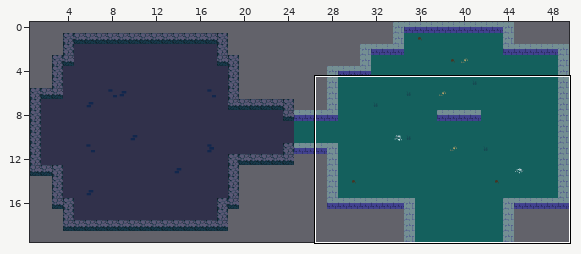
One commit to this Tiled map: assets/dungeon-32.tmx. Above, an overview of the earlier version with the close-up marked.
Close-up. Earlier state:
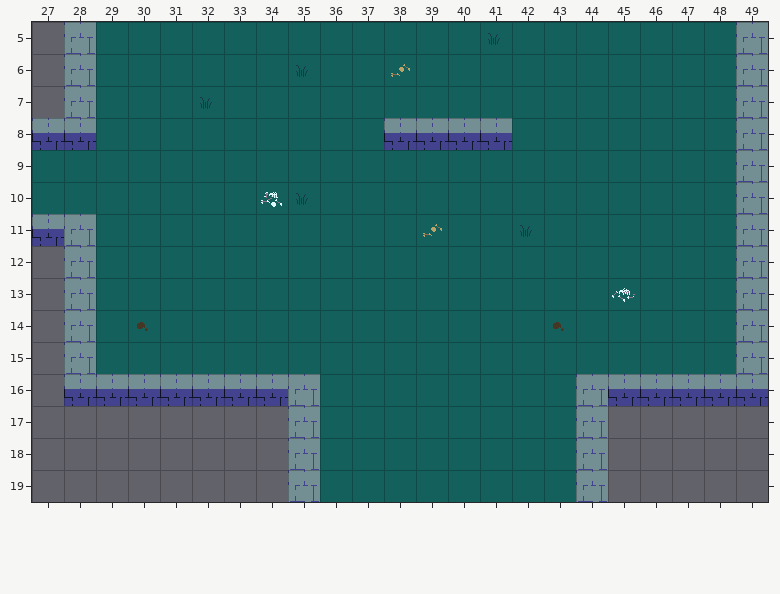
Cells are 32x32 px. Shown: x 27..49, y 5..19. Tiles whose own drawing changed are shown in their newer look in all pictures.
The result:
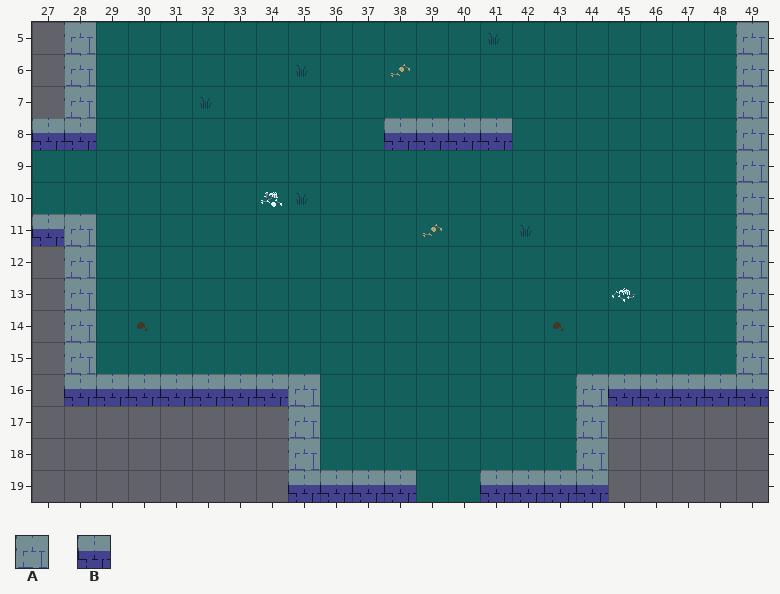
Key: from "tiles-32": A 34, B 35.
_ is an empty cell.
Tiles replaced or removed in this view: A.
Edits made:
Changed rows in their new state; . is an unchanged cell.
Layer "Walls":
first column x 35:
19 BBBB..BBBB
Pixel boxes of the changes (left, top, right, bottom) in both close-ups:
changed: (288, 470, 416, 502)
changed: (480, 470, 608, 502)
